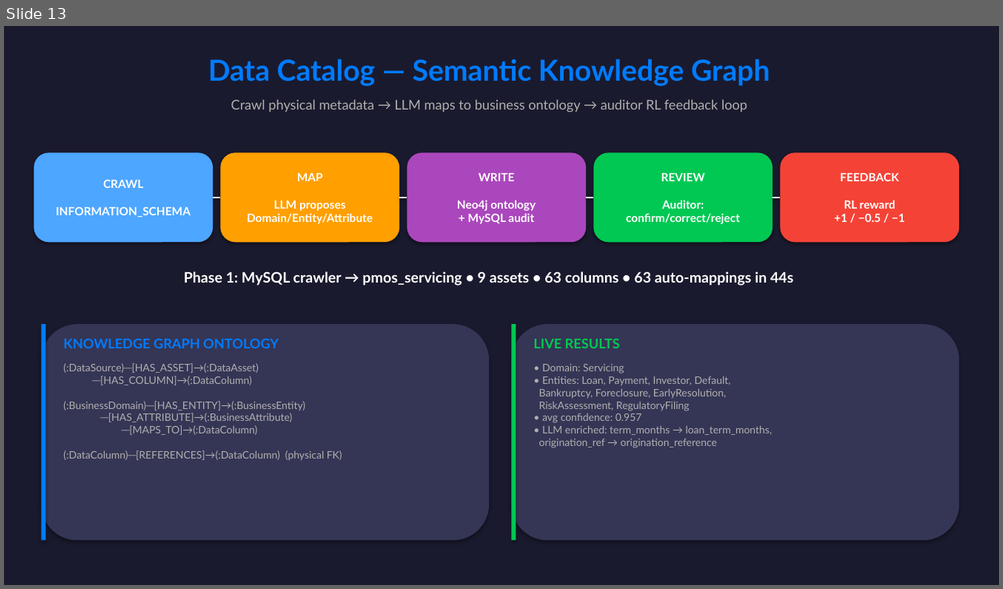
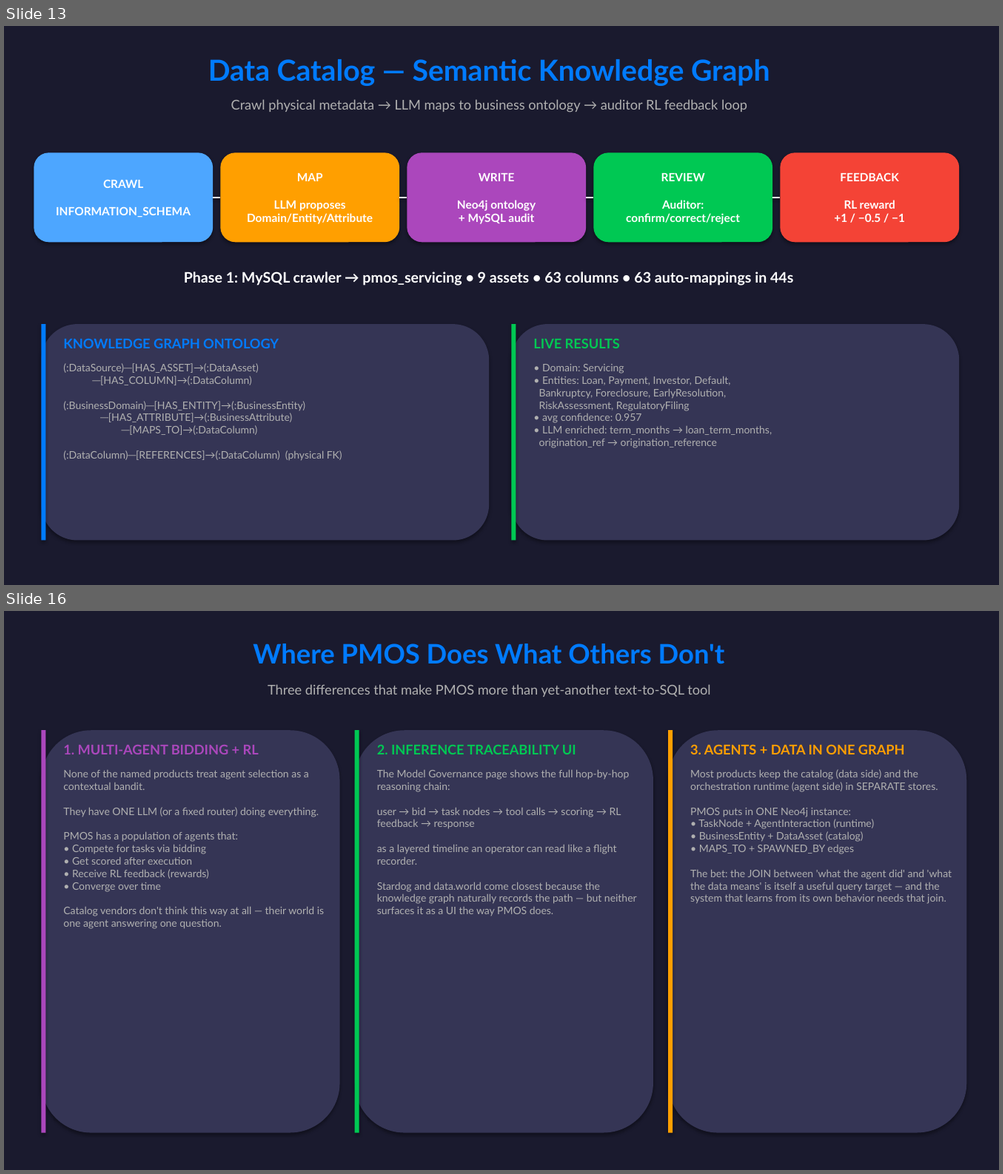
Before and after one commit to kreonakrish/pmos, a slide deck: PMOS_Architecture_Presentation.pptx. Shown one above the other, each under a label of ours: slide 13 before the commit, slides 13 and 16 after it; the slides between them are not shown. The pictures are 1003x589 and 1003x1174 pixels, drawn with LibreOffice and Linux fonts; fonts in the diff are those of the drawing. Boxes give left, top, right and bottom in pixels: in the first picture for what was removed or moved away, otherwise in the second. Text is boxed around its words. In the diff, an @@ line names an element or a change of style, - is before the commit and + after.

```diff
--- a/PMOS_Architecture_Presentation.pptx
+++ b/PMOS_Architecture_Presentation.pptx
@@ slide 16 added at (4,611,999,1170), background #1A1A2E @@
@@ text added at (253,644,725,664), 26 pt, text #007BFF, bold @@
+Where PMOS Does What Others Don't
@@ text added at (267,684,710,697), 13 pt, text #B0B0B0 @@
+Three differences that make PMOS more than yet-another text-to-SQL tool
@@ rounded rectangle added at (41,730,340,1133), fill #353555 @@
@@ rectangle added at (41,730,45,1133), fill #AB47BC @@
@@ rounded rectangle added at (355,730,653,1133), fill #353555 @@
@@ rectangle added at (355,730,359,1133), fill #00C853 @@
@@ rounded rectangle added at (668,730,967,1133), fill #353555 @@
@@ rectangle added at (668,730,672,1133), fill #FF9F00 @@
@@ text added at (63,745,259,755), 13 pt, text #AB47BC, bold @@
+1. MULTI-AGENT BIDDING + RL
@@ text added at (377,744,576,755), 13 pt, text #00C853, bold @@
+2. INFERENCE TRACEABILITY UI
@@ text added at (690,744,905,755), 13 pt, text #FF9F00, bold @@
+3. AGENTS + DATA IN ONE GRAPH
@@ text added at (63,770,324,929), 10 pt, text #B0B0B0 @@
+None of the named products treat agent selection as a contextual bandit.
+They have ONE LLM (or a fixed router) doing everything.
+PMOS has a population of agents that:
+• Compete for tasks via bidding
+• Get scored after execution
+• Receive RL feedback (rewards)
+• Converge over time
+Catalog vendors don't think this way at all — their world is one agent answering one question.
@@ text added at (377,770,637,916), 10 pt, text #B0B0B0 @@
+The Model Governance page shows the full hop-by-hop reasoning chain:
+user → bid → task nodes → tool calls → scoring → RL feedback → response
+as a layered timeline an operator can read like a flight recorder.
+Stardog and data.world come closest because the knowledge graph naturally records the path — but neither surfaces it as a UI the way PMOS does.
@@ text added at (690,769,951,904), 10 pt, text #B0B0B0 @@
+Most products keep the catalog (data side) and the orchestration runtime (agent side) in SEPARATE stores.
+PMOS puts in ONE Neo4j instance:
+• TaskNode + AgentInteraction (runtime)
+• BusinessEntity + DataAsset (catalog)
+• MAPS_TO + SPAWNED_BY edges
+The bet: the JOIN between 'what the agent did' and 'what the data means' is itself a useful query target — and the system that learns from its own behavior needs that join.
```
Also in this commit, not shown: 1 slide changed, 3 other slides added, 1 other file.
